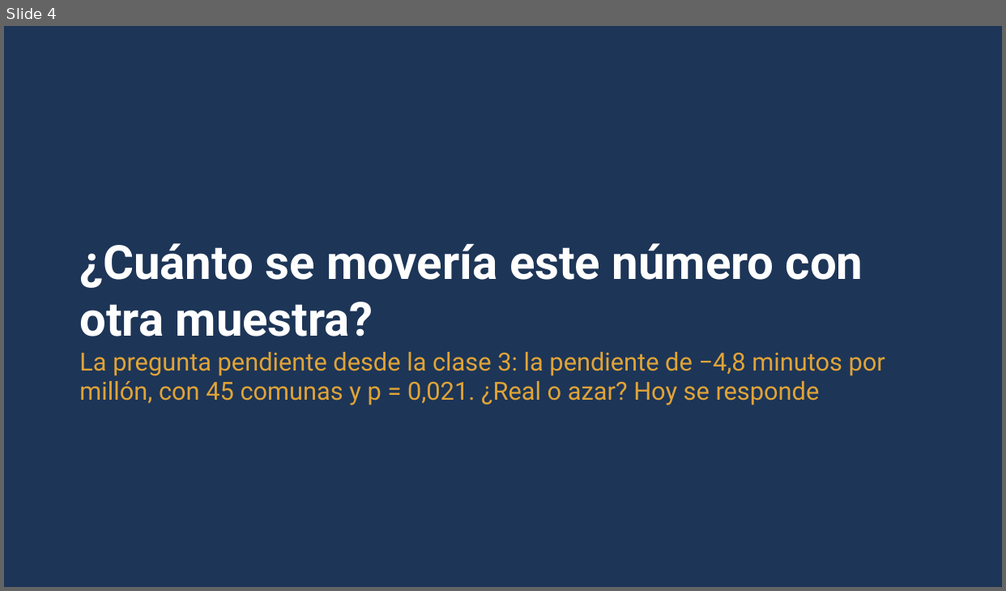
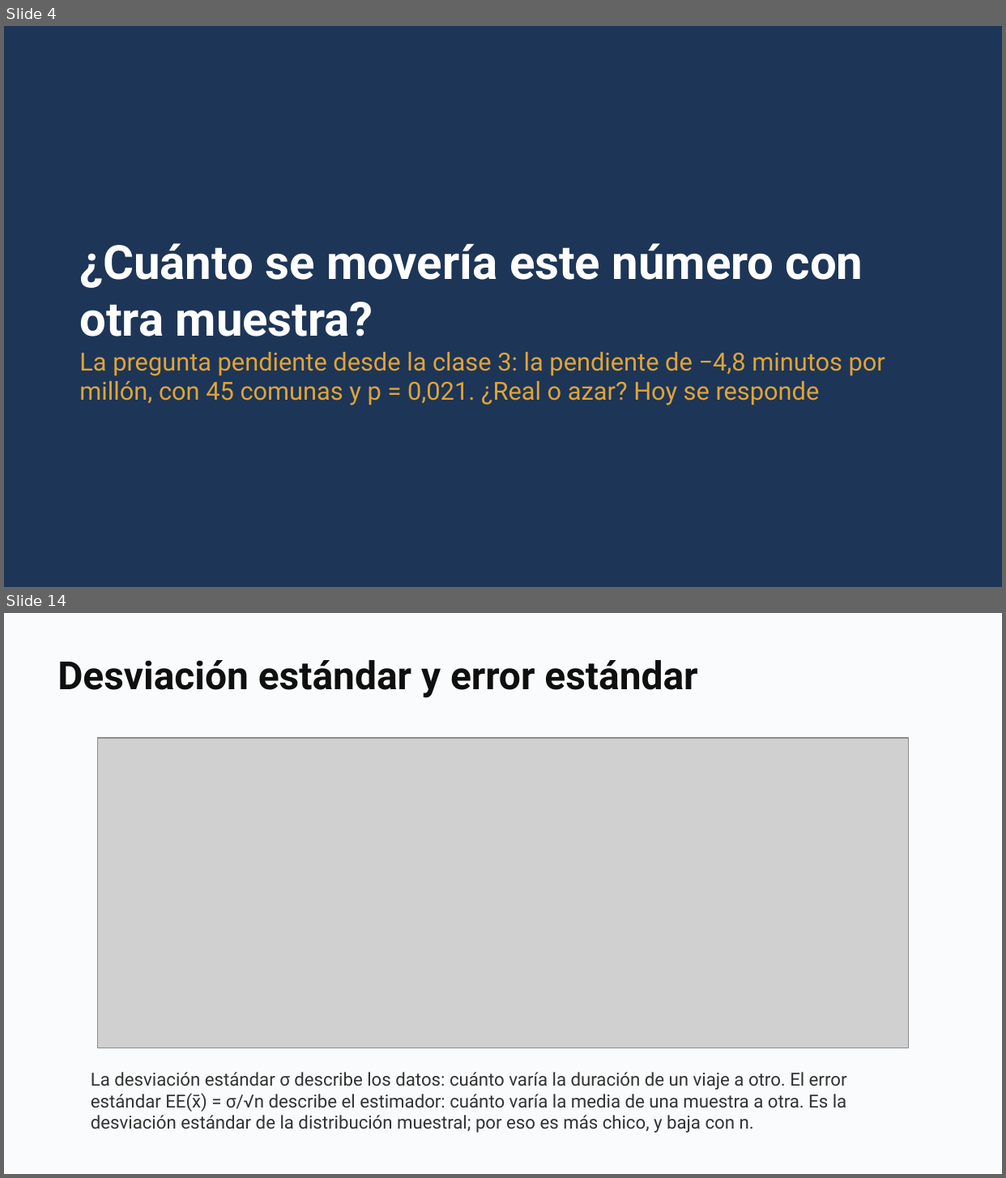
Before and after one commit to daniopitz/diplomado-cdd, a slide deck: presentaciones/clase05_probabilidad_inferencia.pptx. Shown one above the other, each under a label of ours: slide 4 before the commit, slides 4 and 14 after it; the slides between them are not shown. The pictures are 1006x591 and 1006x1178 pixels, drawn with LibreOffice and Linux fonts; fonts in the diff are those of the drawing; grey boxes stand for pictures. Boxes give left, top, right and bottom in pixels: in the first picture for what was removed or moved away, otherwise in the second. Text is boxed around its words. In the diff, an @@ line names an element or a change of style, - is before the commit and + after.

```diff
--- a/presentaciones/clase05_probabilidad_inferencia.pptx
+++ b/presentaciones/clase05_probabilidad_inferencia.pptx
@@ slide 14 added at bbox=[4, 613, 1002, 1174], background #FFFFFF @@
@@ rectangle added at bbox=[4, 613, 1002, 1174], fill #FAFBFC @@
@@ text added at bbox=[57, 660, 697, 698], 28 pt, text #0F0F0F, bold @@
+Desviación estándar y error estándar
@@ picture added at bbox=[98, 738, 909, 1048] @@
@@ text added at bbox=[91, 1071, 847, 1132], 13 pt, text #333333 @@
+La desviación estándar σ describe los datos: cuánto varía la duración de un viaje a otro. El error estándar EE(x̄) = σ/√n describe el estimador: cuánto varía la media de una muestra a otra. Es la desviación estándar de la distribución muestral; por eso es más chico, y baja con n.
```
Also in this commit, not shown: 13 slides changed, 3 other files.
